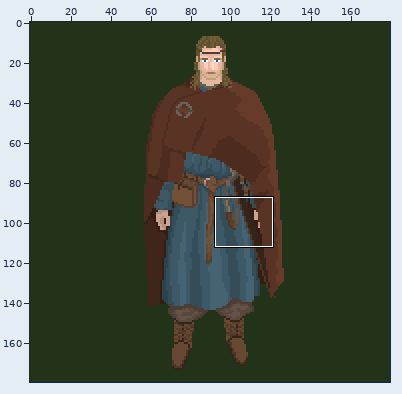
A sprite sheet gets an edit: Characters/Ljorn/Ljorn.png. Above, an overview of the earlier version with the close-up marked.
Close-up. Before the commit:
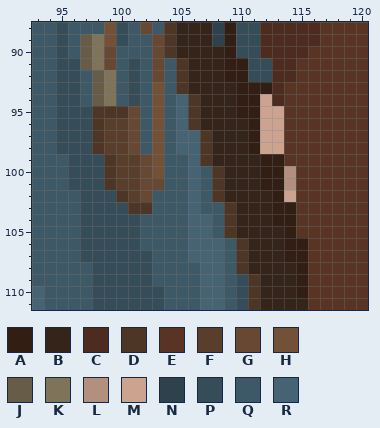
The file is 540x540 pixels, drawn in blocks of 3x3; one block is one cell here. Colours within 5 levels of each other are drawn and written as one. Shown: x 93..120, y 88..111.
Palette (. is transparent): A #331e14  B #35241a  C #4d2c1f  D #4e3626  E #593424  F #593f2b  G #674833  H #735137  J #665c47  K #7f7359  L #b38f7d  M #cca38f  N #2e424d  P #354d59  Q #3d5866  R #456373
Pixels before, first column x 93:
 88 QQPQQQHPQGQDBBBNAPPCCCCCEEEE
 89 QQPQJKHPQQGDBBBNAPPCCCCCEEEE
 90 QQPQJKGQQQGDBBBBAPPCCCCEEEEE
 91 QQPPJKGQPQGQDBBBAAPPCCEEEEEE
 92 QQPPQJKQPQGQDBBBAAPPCCEEEEEE
 93 QQPPQJKQPQHQDBBBBAAACEEEEEEE
 94 QQPPQJKQPQHQRDBBBAAMCEEEEEEE
 95 QQPPPDDDGQHQRDBBBAAMMEEEEEEE
 96 QQPPPDFFGQHQRDBBBBAMMEEEEEEE
 97 QQPPPDFFGQHQRRDBBBAMMEEEEEEE
 98 QQPPPDFFGQHQRRDBBBAMMEEEEEEE
 99 QQQPPPDFFGHQQRDBBBBAAEEEEEEE
100 QQQPPPDFFGHQQRQDBBBAALEEEEEE
101 QQQPPPDFFGGQQRQDBBBAALEEEEEE
102 QQQQPPPDFGQQQRQDBBBBAMEEEEEE
103 QQQQPPPPDDQQQRQQDBBBAAEEEEEE
104 QQQQPPPPPQQQQRRQDBBBAAEEEEEE
105 QQQQPPPPPQQQQRRQDBBBBAEEEEEE
106 QQQQPPPPPQQQQRRRQDBBBAAEEEEE
107 QQQQPPPPPPQQQRRRQDBBBAAEEEEE
108 QQQQQPPPPPQQQQRRQDBBBBAEEEEE
109 QQQQQPPPPPQQQQRRQPDBBBAEEEEE
110 RQQQQPPPPPPQQQRRQPDBBBAEEEEE
111 RQQQQPPPPPPQQQRRQPDBBBBEEEEE
The result:
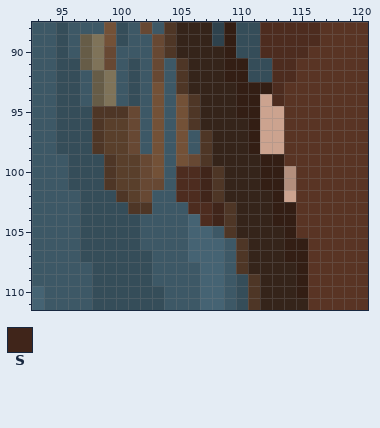
Colours new in this view: S #40251a
From old to new:
y 94..96: x 105 R -> H
y 97..98: x 105..106 RR -> HQ
y 99: x 105..106 QR -> HG
y 100..102: x 105..107 QRQ -> CCS
y 103: x 106..108 RQQ -> CCS
y 104: x 107..108 RQ -> CS
